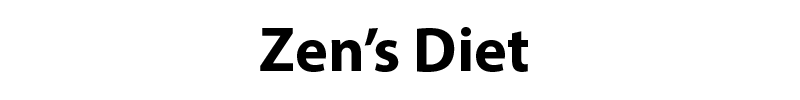
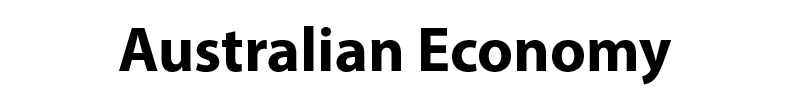
Layers edited between the first and the second 800×100 image:
renamed "Zen’s Diet" to "Australian Economy", painted on it over [left=119, top=26, right=672, bottom=85]
